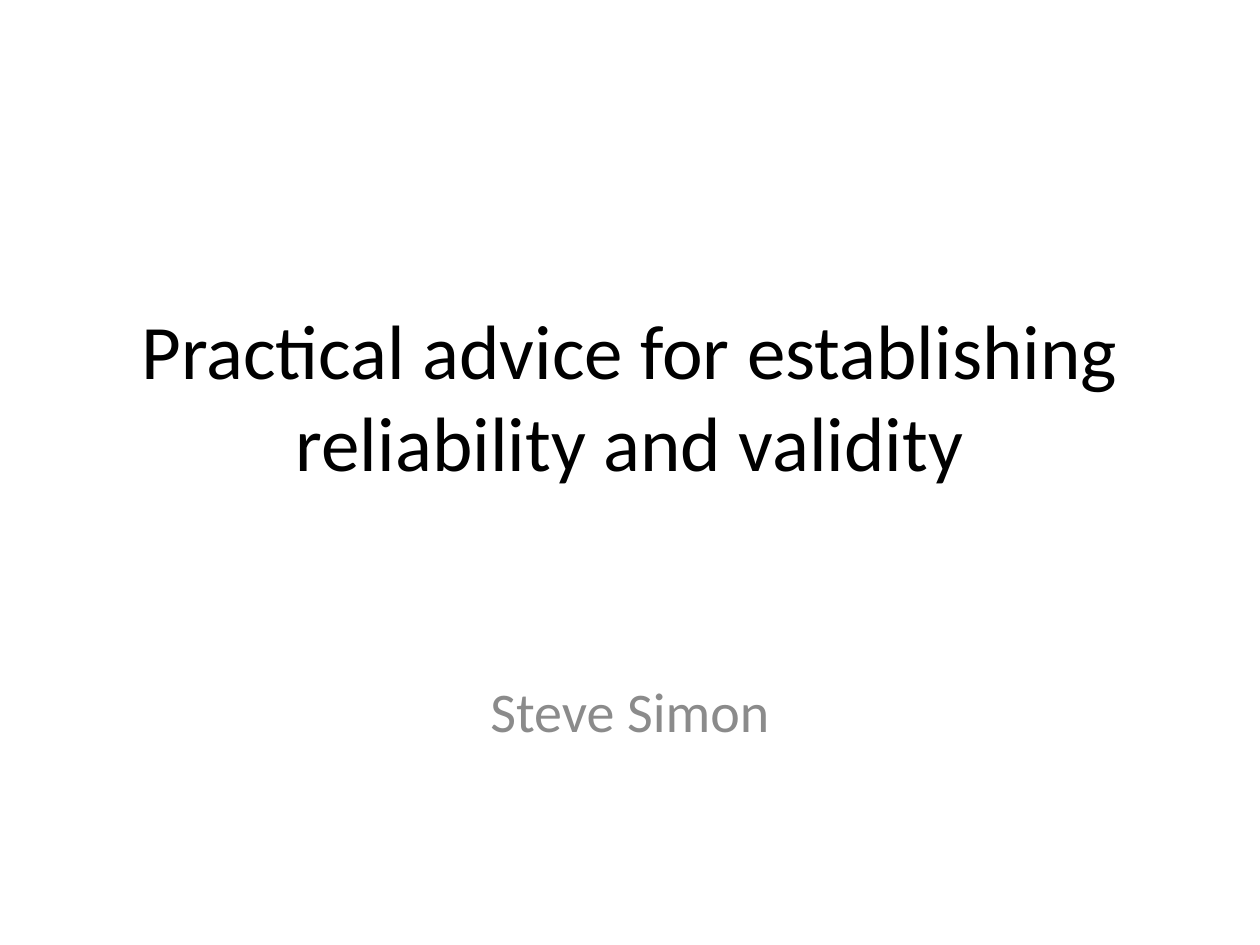
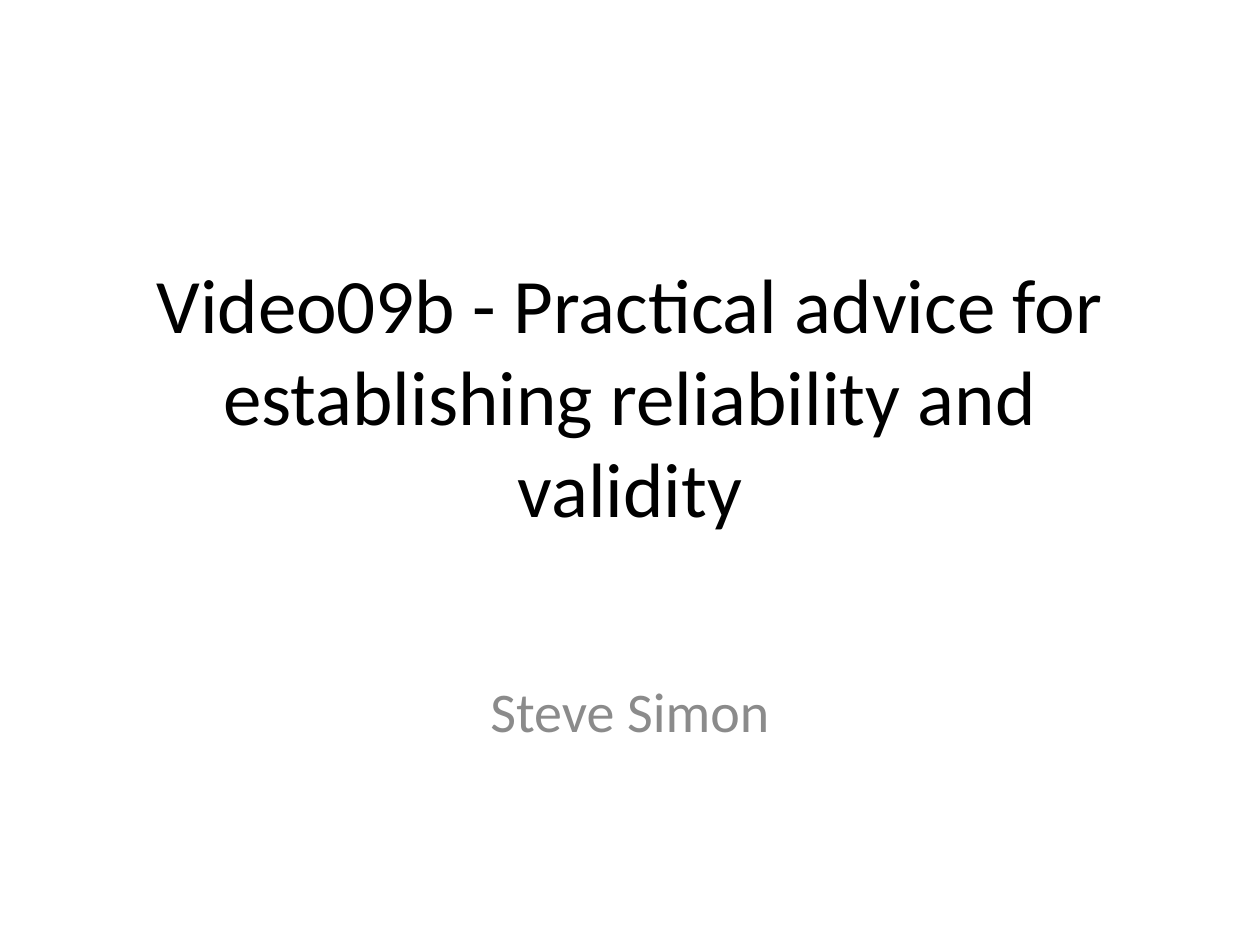
Before and after one commit to pmean/classes, a slide deck: slide 1 of clinical-research-methodology/results/video09b-five-case-studies.pptx. Drawn at 1260x945 pixels with LibreOffice and Linux fonts; fonts in the diff are those of the drawing. Boxes give left, top, right and bottom in pixels: in the first picture for what was removed or moved away, otherwise in the second. Text is boxed around its words. In the diff, an @@ line names an element or a change of style, - is before the commit and + after.

Commit message:
Updated video0a, 9b for Clinical Research Methods

```diff
--- a/clinical-research-methodology/results/video09b-five-case-studies.pptx
+++ b/clinical-research-methodology/results/video09b-five-case-studies.pptx
@@ title at [156,279,1102,530]: text changed @@
-Practical advice for establishing reliability and validity
+Video09b - Practical advice for establishing reliability and validity
```
Also in this commit, not shown: 13 other files.
